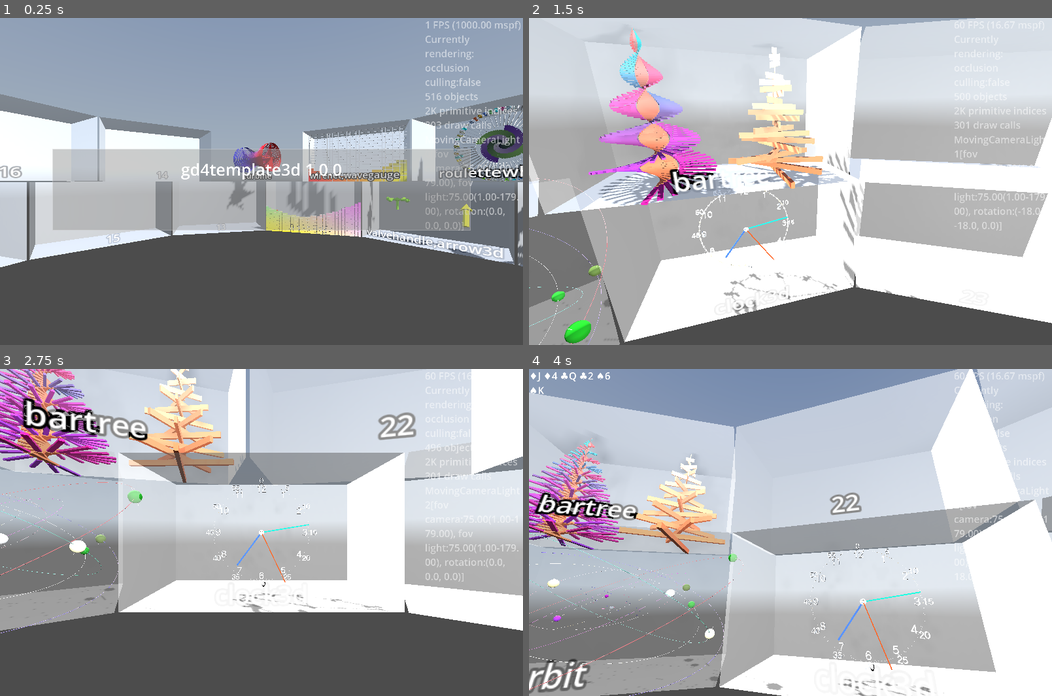
Above: before the commit, frames 1-4 (two rows, left to right).
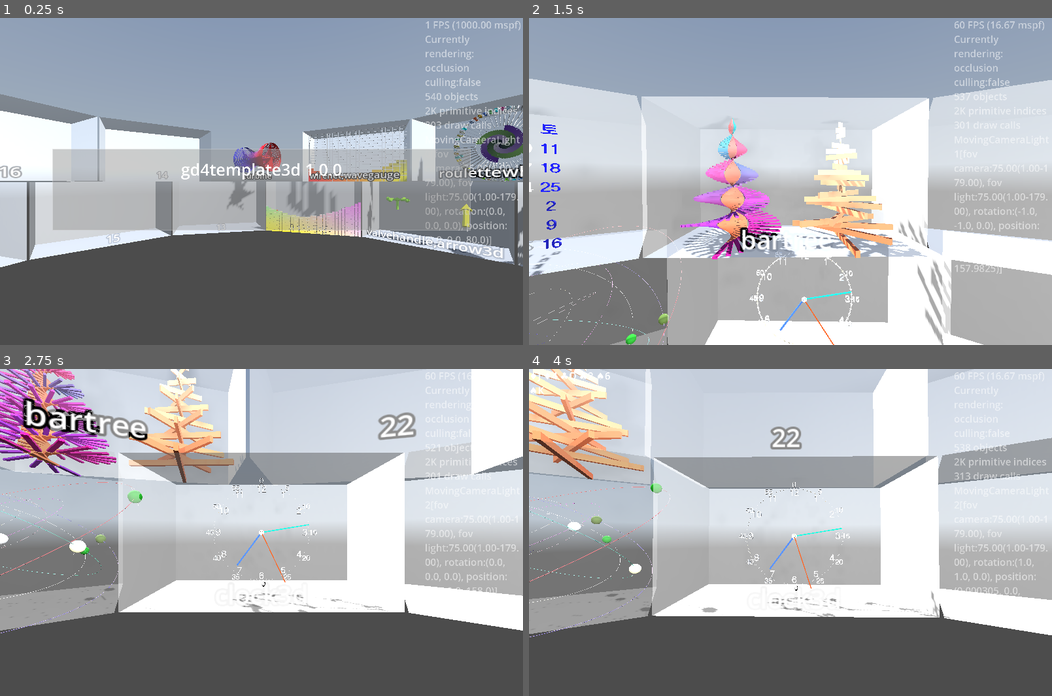
Above: after the commit, the same moments.

Repository: kasworld/gd4template3d
Game: Godot game, scene res://main.tscn
Two runs of this game, one before a commit and one after it. Both use one fixed random seed, a clock stepped at 60 frames per second and the inputs below. A sky picture missing from this copy of the repository is replaced by a grey-blue gradient.
Inputs (mouse positions are in pixels of both pictures, inside the frame that each line leads up to):
- Up to frame 1 (0.25 s): no input
- Up to frame 2 (1.5 s): tap Enter at 0.5 s; move the mouse to (905, 165) at 0.52 s; hold Right 0.53-1.28 s; tap Q at 0.6 s; click (905, 165) at 0.67 s; move the mouse to (685, 197) at 1.27 s; hold Down from 1.28 s (still down); tap E at 1.35 s
- Up to frame 3 (2.75 s): move the mouse to (313, 460) at 2.02 s; release Down at 2.03 s; hold Right from 2.03 s (still down); tap Enter at 2.1 s
- Up to frame 4 (4 s): move the mouse to (764, 597) at 2.77 s; release Right at 2.78 s; hold Up 2.78-3.53 s; tap Q at 2.85 s; click (764, 597) at 2.92 s; move the mouse to (947, 581) at 3.52 s; hold Left from 3.53 s (still down); tap E at 3.6 s

The runs differ from the first frame. In frame 1, 0.2% of the frame differs, in the area x 81-97%, y 23-70%; in frame 2, 82%, in the area x 0-100%, y 0-100%; in frame 3, 0.1%; in frame 4, 80%.

Commit message:
update camera move

Diff:
--- a/lib/fly_node3d.gd
+++ b/lib/fly_node3d.gd
@@ -3,10 +3,10 @@
 # for free fly camera
 
 const Key2Info := {
-	KEY_UP: ["rotation", "x", PI/10],
-	KEY_DOWN: ["rotation", "x", -PI/10],
-	KEY_LEFT: ["rotation", "y", PI/10],
-	KEY_RIGHT: ["rotation", "y", -PI/10],
+	KEY_UP: ["rotation", "x", PI/180],
+	KEY_DOWN: ["rotation", "x", -PI/180],
+	KEY_LEFT: ["rotation", "y", PI/180],
+	KEY_RIGHT: ["rotation", "y", -PI/180],
 	KEY_A: ["position", "x", -1],
 	KEY_D: ["position", "x", 1],
 	KEY_W: ["position", "z", -1],
--- a/main.gd
+++ b/main.gd
@@ -66,7 +66,7 @@
 	timed_message_init()
 	$OmniLight3D.position = Vector3(0,0,WorldSize.length())
 	$OmniLight3D.omni_range = WorldSize.length()*2
-	$MovingCameraLightAround.set_center_pos_far( Vector3.ZERO, Vector3(0, 0, WorldSize.z), WorldSize.length()*3)
+	$FixedCameraLight.set_center_pos_far( Vector3.ZERO, Vector3(0, 0, WorldSize.z), WorldSize.length()*3)
 	$AxisArrow3D.set_colors().set_size(WorldSize.length()/20)
 
 	glass_cabinet_demo()
@@ -84,7 +84,7 @@
 	wavegauge_demo(glass_cabinet_list[11], "wavegauge")
 	turbine_demo(glass_cabinet_list[12], "turbine")
 
-	$MovingCameraLightAround.make_current()
+	$FixedCameraLight.make_current()
 	main_animation.animation_ended.connect(main_animation_ended)
 	start_all_animation()
 
@@ -385,9 +385,10 @@
 
 	main_animation.handle_animation()
 	#var t := now /2.3
-	#if $MovingCameraLightAround.is_current_camera():
-		#$MovingCameraLightAround.move_hober_around_z(t, Vector3.ZERO, WorldSize.length(), WorldSize.length() )
-		#$MovingCameraLightAround.move_wave_around_y(t, Vector3.ZERO, WorldSize.length()/4, WorldSize.length()/10 )
+	#if $FixedCameraLight.is_current_camera():
+		#$FixedCameraLight.move_hober_around_z(t, Vector3.ZERO, WorldSize.length(), WorldSize.length() )
+	#elif
+		#$FixedCameraLight.move_wave_around_y(t, Vector3.ZERO, WorldSize.length()/4, WorldSize.length()/10 )
 
 func _on_카메라변경_pressed() -> void:
 	MovingCameraLight.NextCamera()
@@ -409,6 +410,10 @@
 		var fn = key2fn.get(event.keycode)
 		if fn != null:
 			fn.call()
+		if $FixedCameraLight.is_current_camera():
+			var fi = FlyNode3D.Key2Info.get(event.keycode)
+			if fi != null:
+				FlyNode3D.fly_node3d($FixedCameraLight, fi)
 	elif event is InputEventMouseButton and event.is_pressed():
 		pass
 
--- a/main.tscn
+++ b/main.tscn
@@ -70,7 +70,7 @@
 [node name="WorldEnvironment" type="WorldEnvironment" parent="."]
 environment = ExtResource("3_h2yge")
 
-[node name="MovingCameraLightAround" parent="." instance=ExtResource("8_5vw27")]
+[node name="FixedCameraLight" parent="." instance=ExtResource("8_5vw27")]
 
 [node name="TimerWheel" type="Timer" parent="."]
 one_shot = true
--- a/moving_carmera_light/moving_camera_light.gd
+++ b/moving_carmera_light/moving_camera_light.gd
@@ -40,7 +40,8 @@
 	rotation = n.rotation
 
 func _to_string() -> String:
-	return "MovingCameraLight%d[fov camera:%s, fov light:%s, rotation:%s]" % [id, fov_camera,fov_light, rotation_degrees ]
+	return "MovingCameraLight%d[fov camera:%s, fov light:%s, rotation:%s, position:%s]" % [
+		id, fov_camera,fov_light, rotation_degrees, position ]
 
 func fov_camera_inc() -> void:
 	$Camera3D.fov = fov_camera.set_up()
